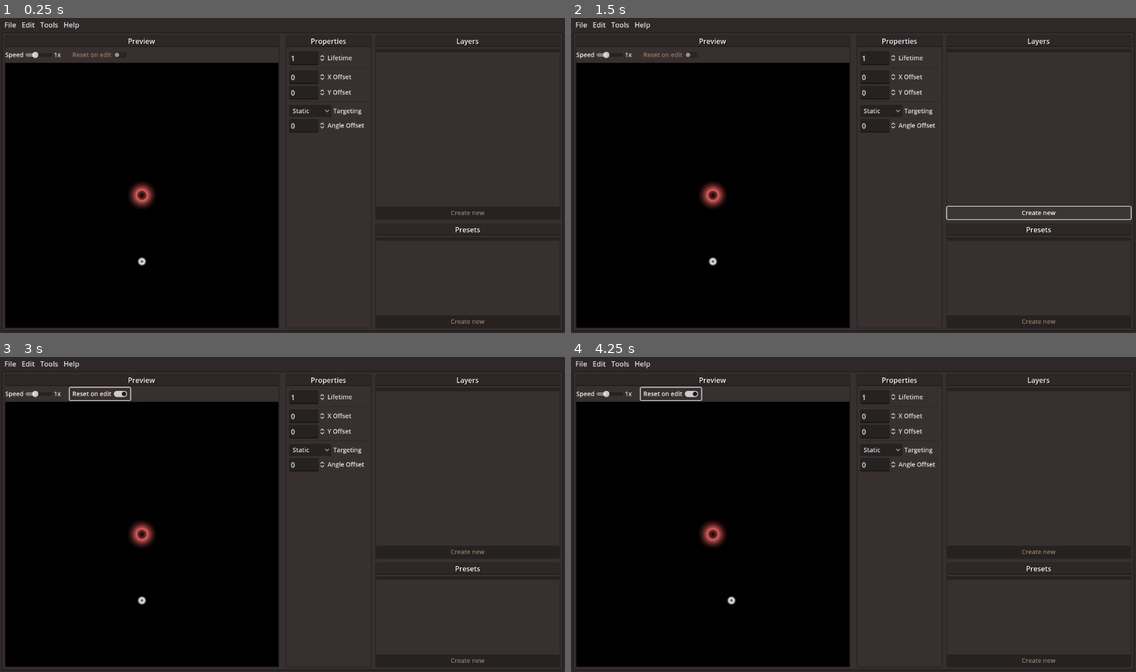
Above: before the commit, frames 1-4 (two rows, left to right).
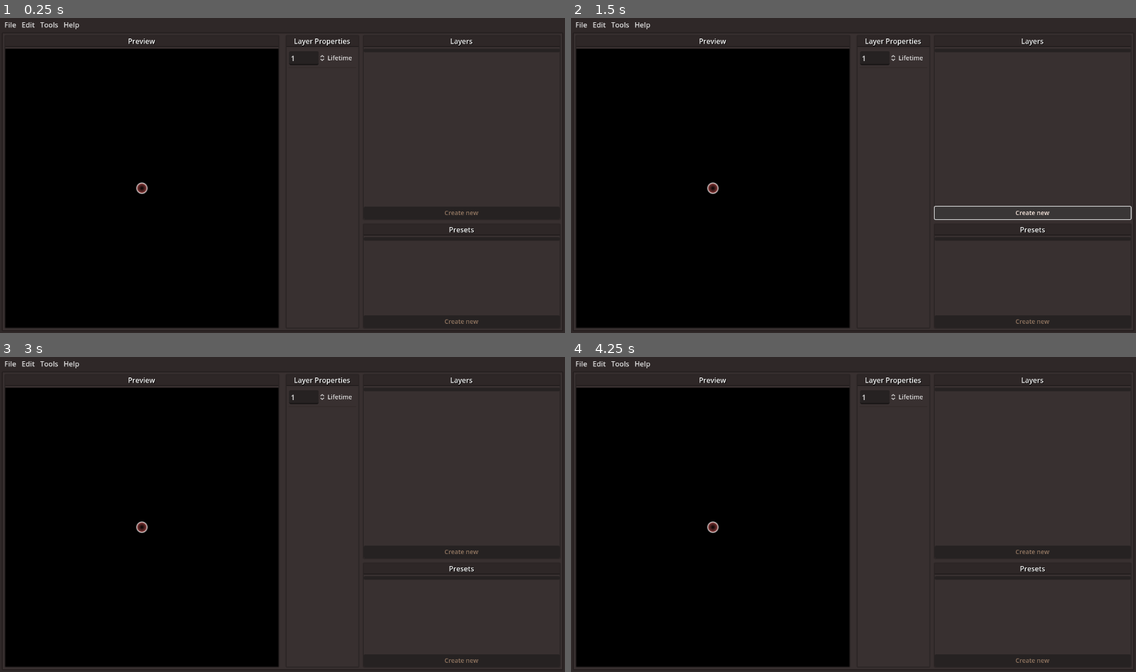
Above: after the commit, the same moments.

Repository: Roboolet/danmacurate
Game: Godot game, scene res://scenes/main.tscn
Same seed, same stepped clock (60 frames per second), same inputs: the game is played once before the commit and once after it.
Inputs (mouse positions are in pixels of both pictures, inside the frame that each line leads up to):
- Up to frame 1 (0.25 s): no input
- Up to frame 2 (1.5 s): click (881, 112) at 0.5 s, where only the run before the commit has a clickable "Static"; click "Create new" at 1.25 s
- Up to frame 3 (3 s): click "Create new" at 2 s; click (101, 394) at 2.75 s, where only the run before the commit has a clickable "Reset on edit"
- Up to frame 4 (4.25 s): hold D (player_move_right) from 3.53 s (still down)

The runs differ from the first frame. In frame 1, 3.2% of the frame differs, in the area x 0-86%, y 6-98%; in frame 2, 3.3%; in frame 3, 3.3%; in frame 4, 3.3%.

Commit message:
Reorganized some files

Diff:
--- a/scenes/concept_main.tscn
+++ b/scenes/concept_main.tscn
@@ -1,9 +1,9 @@
 [gd_scene load_steps=5 format=3 uid="uid://bub4pq4by8b8r"]
 
 [ext_resource type="Theme" uid="uid://c60bwmpavdiif" path="res://theme/corundum/theme_corundum.tres" id="1_fbpy7"]
-[ext_resource type="Script" path="res://slider_value_label.gd" id="2_tfkc5"]
+[ext_resource type="Script" path="res://scripts/slider_value_label.gd" id="2_tfkc5"]
 [ext_resource type="PackedScene" uid="uid://khrdvrunqjgo" path="res://scenes/concept_main_sim.tscn" id="3_4hx61"]
-[ext_resource type="Script" path="res://scripts/prop_group_settings_dropdown.gd" id="3_ing78"]
+[ext_resource type="Script" path="res://scripts/legacy/prop_group_settings_dropdown.gd" id="3_ing78"]
 
 [node name="Control" type="Control"]
 layout_mode = 3
@@ -116,7 +116,7 @@
 [node name="SubViewport" type="SubViewport" parent="Background/Margin/TabContainer/Patterns/HSplitContainer/PreviewContainer/PanelContainer/VBoxContainer/PatternPreview"]
 disable_3d = true
 handle_input_locally = false
-size = Vector2i(369, 604)
+size = Vector2i(2, 2)
 render_target_update_mode = 4
 
 [node name="preview_2d" parent="Background/Margin/TabContainer/Patterns/HSplitContainer/PreviewContainer/PanelContainer/VBoxContainer/PatternPreview/SubViewport" instance=ExtResource("3_4hx61")]
--- a/scenes/concept_main_sim.tscn
+++ b/scenes/concept_main_sim.tscn
@@ -1,13 +1,13 @@
 [gd_scene load_steps=6 format=3 uid="uid://khrdvrunqjgo"]
 
-[ext_resource type="Script" path="res://scripts/preview_player.gd" id="1_p3iol"]
+[ext_resource type="Script" path="res://scripts/legacy/preview_player.gd" id="1_p3iol"]
 
-[sub_resource type="Gradient" id="Gradient_yqlm4"]
+[sub_resource type="Gradient" id="Gradient_5qsc2"]
 offsets = PackedFloat32Array(0, 0.214286, 0.266234, 0.857143)
 colors = PackedColorArray(1, 0.415686, 0.407843, 0, 1, 0.415686, 0.407843, 0.454902, 0.954545, 0.396791, 0.389305, 0.954545, 0, 0, 0, 0)
 
 [sub_resource type="GradientTexture2D" id="GradientTexture2D_xygk3"]
-gradient = SubResource("Gradient_yqlm4")
+gradient = SubResource("Gradient_5qsc2")
 fill = 1
 fill_from = Vector2(0.5, 0.5)
 fill_to = Vector2(1, 1)
--- a/scenes/main.tscn
+++ b/scenes/main.tscn
@@ -1,8 +1,8 @@
 [gd_scene load_steps=4 format=3 uid="uid://bui6em53w2wx2"]
 
 [ext_resource type="Theme" uid="uid://c60bwmpavdiif" path="res://theme/corundum/theme_corundum.tres" id="1_v6upr"]
-[ext_resource type="Script" path="res://slider_value_label.gd" id="2_ql472"]
-[ext_resource type="PackedScene" uid="uid://khrdvrunqjgo" path="res://scenes/concept_main_sim.tscn" id="3_prv64"]
+[ext_resource type="Script" path="res://scripts/slider_value_label.gd" id="2_ql472"]
+[ext_resource type="PackedScene" uid="uid://bghlqrpfeq3o1" path="res://scenes/main_sim.tscn" id="3_w7uqp"]
 
 [node name="Main" type="Control"]
 layout_mode = 3
@@ -107,6 +107,7 @@
 horizontal_alignment = 1
 
 [node name="Settings" type="BoxContainer" parent="Background/Margin/VBoxContainer/Patterns/HSplitContainer/PreviewContainer/PanelContainer/VBoxContainer"]
+visible = false
 layout_mode = 2
 
 [node name="HBoxContainer" type="HBoxContainer" parent="Background/Margin/VBoxContainer/Patterns/HSplitContainer/PreviewContainer/PanelContainer/VBoxContainer/Settings"]
@@ -145,11 +146,10 @@
 [node name="SubViewport" type="SubViewport" parent="Background/Margin/VBoxContainer/Patterns/HSplitContainer/PreviewContainer/PanelContainer/VBoxContainer/PatternPreview"]
 disable_3d = true
 handle_input_locally = false
-size = Vector2i(619, 600)
+size = Vector2i(619, 632)
 render_target_update_mode = 4
 
-[node name="preview_2d" parent="Background/Margin/VBoxContainer/Patterns/HSplitContainer/PreviewContainer/PanelContainer/VBoxContainer/PatternPreview/SubViewport" instance=ExtResource("3_prv64")]
-position = Vector2(12, 104)
+[node name="MainSim" parent="Background/Margin/VBoxContainer/Patterns/HSplitContainer/PreviewContainer/PanelContainer/VBoxContainer/PatternPreview/SubViewport" instance=ExtResource("3_w7uqp")]
 
 [node name="SettingsContainer" type="MarginContainer" parent="Background/Margin/VBoxContainer/Patterns/HSplitContainer"]
 custom_minimum_size = Vector2(50, 0)
@@ -170,7 +170,7 @@
 [node name="Label" type="Label" parent="Background/Margin/VBoxContainer/Patterns/HSplitContainer/SettingsContainer/SplitContainer/Properties/VBoxContainer"]
 layout_mode = 2
 theme_type_variation = &"SectionLabel"
-text = "Properties"
+text = "Layer Properties"
 horizontal_alignment = 1
 
 [node name="ScrollContainer" type="ScrollContainer" parent="Background/Margin/VBoxContainer/Patterns/HSplitContainer/SettingsContainer/SplitContainer/Properties/VBoxContainer"]
@@ -187,21 +187,6 @@
 
 [node name="VBoxContainer" type="VBoxContainer" parent="Background/Margin/VBoxContainer/Patterns/HSplitContainer/SettingsContainer/SplitContainer/Properties/VBoxContainer/ScrollContainer/VBoxContainer/MarginContainer"]
 layout_mode = 2
-
-[node name="HBoxContainer8" type="HBoxContainer" parent="Background/Margin/VBoxContainer/Patterns/HSplitContainer/SettingsContainer/SplitContainer/Properties/VBoxContainer/ScrollContainer/VBoxContainer/MarginContainer/VBoxContainer"]
-visible = false
-layout_mode = 2
-
-[node name="OptionButton" type="OptionButton" parent="Background/Margin/VBoxContainer/Patterns/HSplitContainer/SettingsContainer/SplitContainer/Properties/VBoxContainer/ScrollContainer/VBoxContainer/MarginContainer/VBoxContainer/HBoxContainer8"]
-custom_minimum_size = Vector2(83, 0)
-layout_mode = 2
-selected = 0
-item_count = 1
-popup/item_0/text = "Default"
-
-[node name="Label" type="Label" parent="Background/Margin/VBoxContainer/Patterns/HSplitContainer/SettingsContainer/SplitContainer/Properties/VBoxContainer/ScrollContainer/VBoxContainer/MarginContainer/VBoxContainer/HBoxContainer8"]
-layout_mode = 2
-text = "Bullet Type"
 
 [node name="HBoxContainer2" type="HBoxContainer" parent="Background/Margin/VBoxContainer/Patterns/HSplitContainer/SettingsContainer/SplitContainer/Properties/VBoxContainer/ScrollContainer/VBoxContainer/MarginContainer/VBoxContainer"]
 layout_mode = 2
@@ -218,10 +203,27 @@
 text = "Lifetime
 "
 
+[node name="HBoxContainer8" type="HBoxContainer" parent="Background/Margin/VBoxContainer/Patterns/HSplitContainer/SettingsContainer/SplitContainer/Properties/VBoxContainer/ScrollContainer/VBoxContainer/MarginContainer/VBoxContainer"]
+visible = false
+layout_mode = 2
+
+[node name="OptionButton" type="OptionButton" parent="Background/Margin/VBoxContainer/Patterns/HSplitContainer/SettingsContainer/SplitContainer/Properties/VBoxContainer/ScrollContainer/VBoxContainer/MarginContainer/VBoxContainer/HBoxContainer8"]
+custom_minimum_size = Vector2(83, 0)
+layout_mode = 2
+selected = 0
+item_count = 1
+popup/item_0/text = "Default"
+
+[node name="Label" type="Label" parent="Background/Margin/VBoxContainer/Patterns/HSplitContainer/SettingsContainer/SplitContainer/Properties/VBoxContainer/ScrollContainer/VBoxContainer/MarginContainer/VBoxContainer/HBoxContainer8"]
+layout_mode = 2
+text = "Bullet Type"
+
 [node name="HSeparator2" type="HSeparator" parent="Background/Margin/VBoxContainer/Patterns/HSplitContainer/SettingsContainer/SplitContainer/Properties/VBoxContainer/ScrollContainer/VBoxContainer/MarginContainer/VBoxContainer"]
+visible = false
 layout_mode = 2
 
 [node name="HBoxContainer4" type="HBoxContainer" parent="Background/Margin/VBoxContainer/Patterns/HSplitContainer/SettingsContainer/SplitContainer/Properties/VBoxContainer/ScrollContainer/VBoxContainer/MarginContainer/VBoxContainer"]
+visible = false
 layout_mode = 2
 
 [node name="SpinBox" type="SpinBox" parent="Background/Margin/VBoxContainer/Patterns/HSplitContainer/SettingsContainer/SplitContainer/Properties/VBoxContainer/ScrollContainer/VBoxContainer/MarginContainer/VBoxContainer/HBoxContainer4"]
@@ -234,6 +236,7 @@
 text = "X Offset"
 
 [node name="HBoxContainer7" type="HBoxContainer" parent="Background/Margin/VBoxContainer/Patterns/HSplitContainer/SettingsContainer/SplitContainer/Properties/VBoxContainer/ScrollContainer/VBoxContainer/MarginContainer/VBoxContainer"]
+visible = false
 layout_mode = 2
 
 [node name="SpinBox" type="SpinBox" parent="Background/Margin/VBoxContainer/Patterns/HSplitContainer/SettingsContainer/SplitContainer/Properties/VBoxContainer/ScrollContainer/VBoxContainer/MarginContainer/VBoxContainer/HBoxContainer7"]
@@ -247,36 +250,6 @@
 
 [node name="HSeparator" type="HSeparator" parent="Background/Margin/VBoxContainer/Patterns/HSplitContainer/SettingsContainer/SplitContainer/Properties/VBoxContainer/ScrollContainer/VBoxContainer/MarginContainer/VBoxContainer"]
 layout_mode = 2
-
-[node name="HBoxContainer5" type="HBoxContainer" parent="Background/Margin/VBoxContainer/Patterns/HSplitContainer/SettingsContainer/SplitContainer/Properties/VBoxContainer/ScrollContainer/VBoxContainer/MarginContainer/VBoxContainer"]
-layout_mode = 2
-
-[node name="OptionButton" type="OptionButton" parent="Background/Margin/VBoxContainer/Patterns/HSplitContainer/SettingsContainer/SplitContainer/Properties/VBoxContainer/ScrollContainer/VBoxContainer/MarginContainer/VBoxContainer/HBoxContainer5"]
-custom_minimum_size = Vector2(83, 0)
-layout_mode = 2
-selected = 0
-item_count = 3
-popup/item_0/text = "Static"
-popup/item_1/text = "To Target"
-popup/item_1/id = 1
-popup/item_2/text = "To Self"
-popup/item_2/id = 2
-
-[node name="Label" type="Label" parent="Background/Margin/VBoxContainer/Patterns/HSplitContainer/SettingsContainer/SplitContainer/Properties/VBoxContainer/ScrollContainer/VBoxContainer/MarginContainer/VBoxContainer/HBoxContainer5"]
-layout_mode = 2
-text = "Targeting"
-
-[node name="HBoxContainer3" type="HBoxContainer" parent="Background/Margin/VBoxContainer/Patterns/HSplitContainer/SettingsContainer/SplitContainer/Properties/VBoxContainer/ScrollContainer/VBoxContainer/MarginContainer/VBoxContainer"]
-layout_mode = 2
-
-[node name="SpinBox" type="SpinBox" parent="Background/Margin/VBoxContainer/Patterns/HSplitContainer/SettingsContainer/SplitContainer/Properties/VBoxContainer/ScrollContainer/VBoxContainer/MarginContainer/VBoxContainer/HBoxContainer3"]
-layout_mode = 2
-min_value = -360.0
-max_value = 360.0
-
-[node name="Label" type="Label" parent="Background/Margin/VBoxContainer/Patterns/HSplitContainer/SettingsContainer/SplitContainer/Properties/VBoxContainer/ScrollContainer/VBoxContainer/MarginContainer/VBoxContainer/HBoxContainer3"]
-layout_mode = 2
-text = "Angle Offset"
 
 [node name="VSplitContainer" type="VSplitContainer" parent="Background/Margin/VBoxContainer/Patterns/HSplitContainer/SettingsContainer/SplitContainer"]
 layout_mode = 2
--- /dev/null
+++ b/scenes/main_sim.tscn
@@ -0,0 +1,18 @@
+[gd_scene load_steps=3 format=3 uid="uid://bghlqrpfeq3o1"]
+
+[sub_resource type="Gradient" id="Gradient_yqlm4"]
+offsets = PackedFloat32Array(0, 0.214286, 0.25974, 0.324675)
+colors = PackedColorArray(1, 0.415686, 0.407843, 0, 1, 0.415686, 0.407843, 0.454902, 1, 1, 1, 0.954545, 0, 0, 0, 0)
+
+[sub_resource type="GradientTexture2D" id="GradientTexture2D_lbypn"]
+gradient = SubResource("Gradient_yqlm4")
+fill = 1
+fill_from = Vector2(0.5, 0.5)
+fill_to = Vector2(1, 1)
+
+[node name="MainSim" type="Node2D"]
+
+[node name="Camera2D" type="Camera2D" parent="."]
+
+[node name="BulletSpawner" type="Sprite2D" parent="."]
+texture = SubResource("GradientTexture2D_lbypn")
Renamed: scripts/preview_player.gd -> scripts/legacy/preview_player.gd
Renamed: scripts/prop_group_settings_dropdown.gd -> scripts/legacy/prop_group_settings_dropdown.gd
Renamed: slider_value_label.gd -> scripts/slider_value_label.gd
